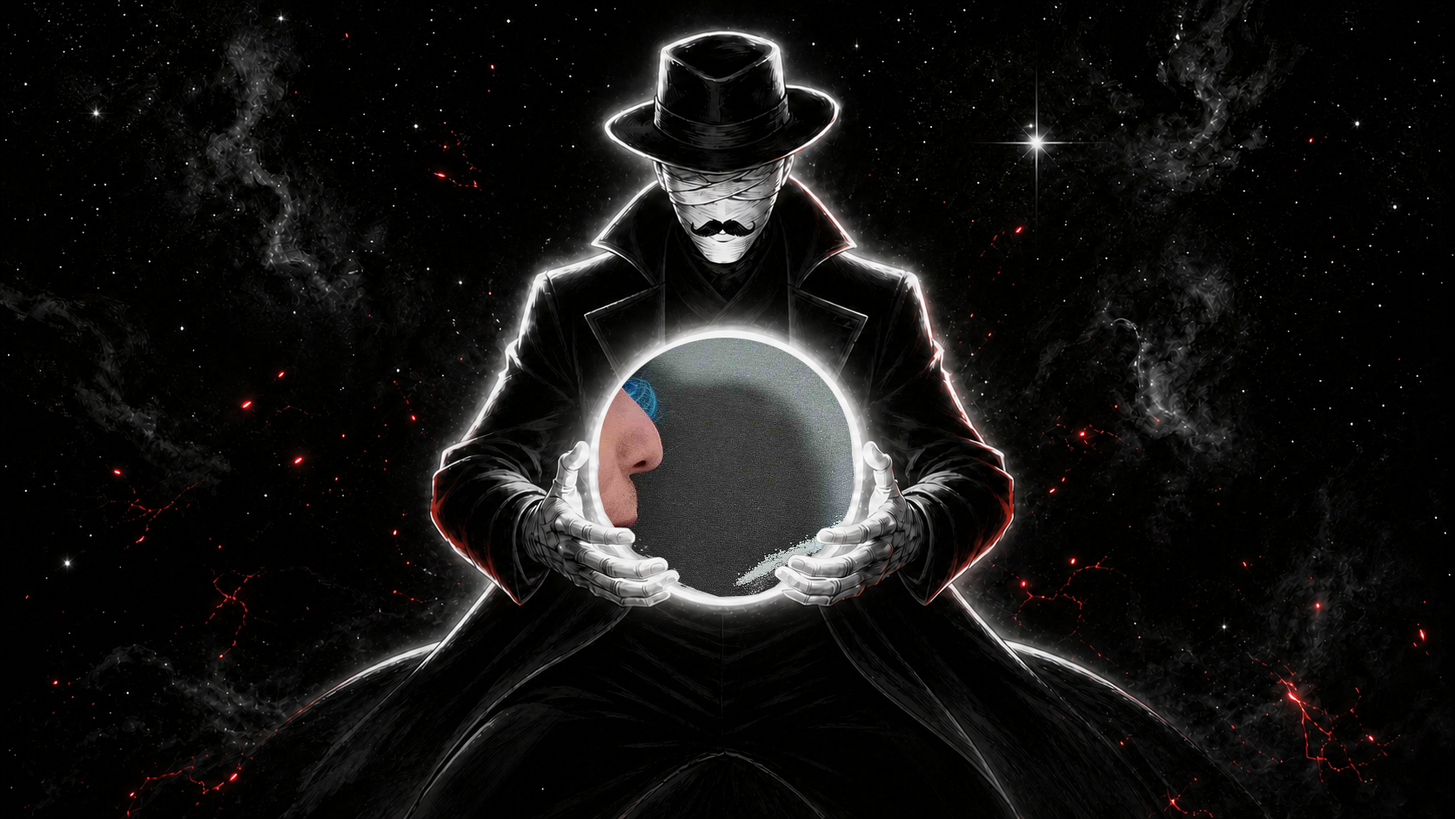
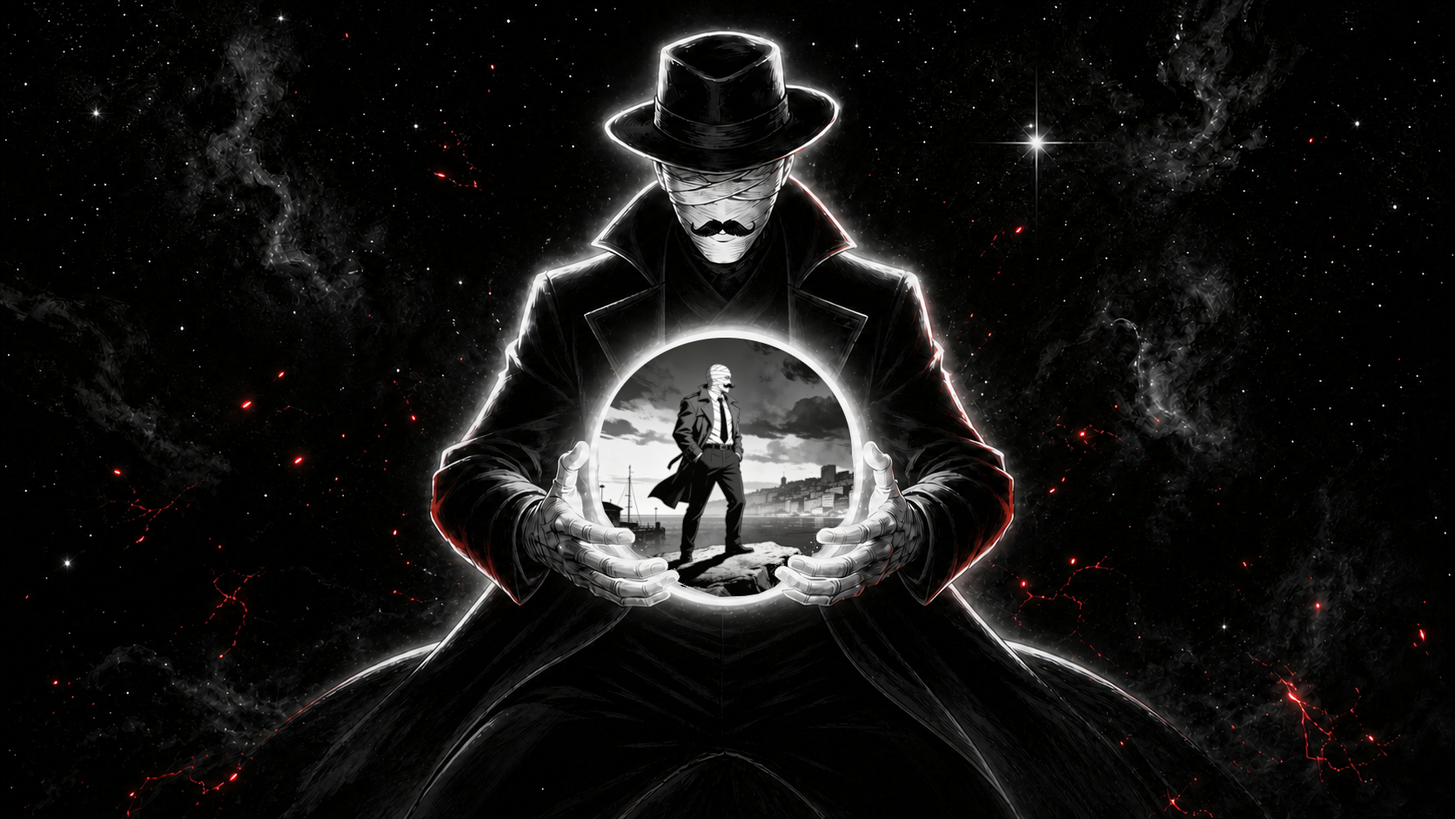
Layers edited between the first and the second 1455×819 image:
added layer "avatar_karel.png" above "IMG_20260101_201835043.jpg" over [597, 337, 854, 597]
hid "IMG_20260101_201835043.jpg" over [597, 337, 854, 597]
hid "Pasted Layer #3" over [597, 337, 854, 597]
hid "Pasted Layer #2" over [597, 337, 854, 597]
hid "Pasted Layer #1" over [597, 337, 854, 597]
